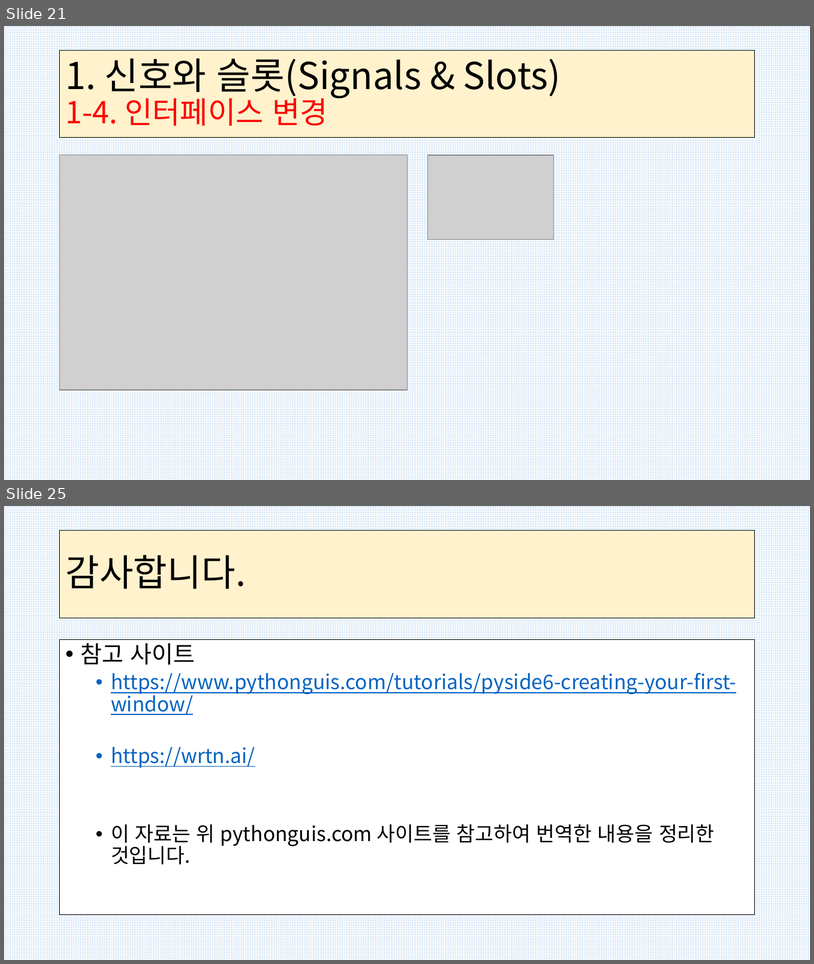
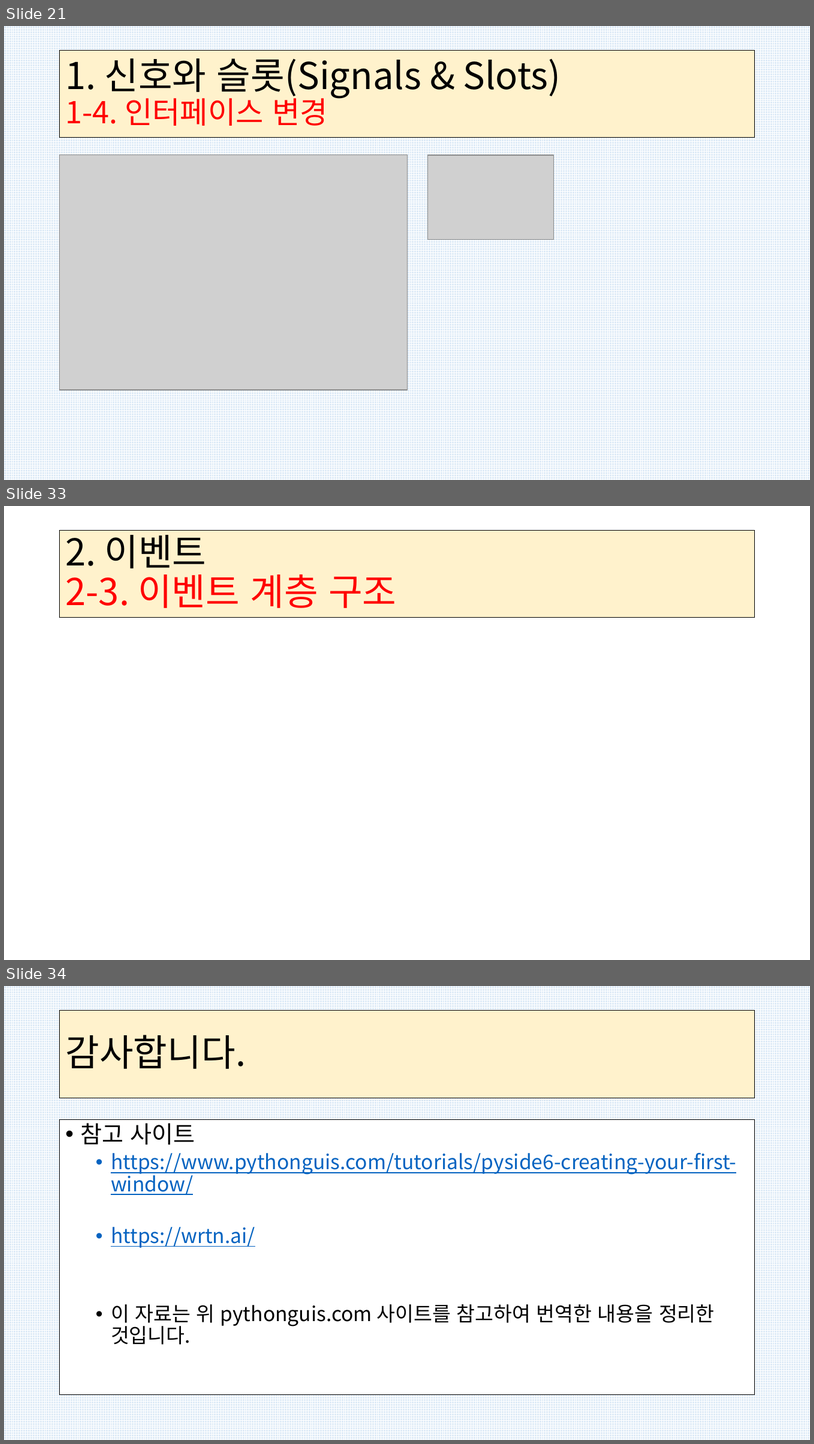
Before and after one commit to kig2929kig/PySide6, a slide deck: PySide-2.pptx. Shown one above the other, each under a label of ours: slides 21 and 25 before the commit, slides 21, 33 and 34 after it; the slides between them are not shown. The pictures are 814x964 and 814x1444 pixels, drawn with LibreOffice and Linux fonts; fonts in the diff are those of the drawing; grey boxes stand for pictures. Boxes give left, top, right and bottom in pixels: in the first picture for what was removed or moved away, otherwise in the second. Text is boxed around its words. In the diff, an @@ line names an element or a change of style, - is before the commit and + after.

```diff
--- a/PySide-2.pptx
+++ b/PySide-2.pptx
@@ slide 33 added at (x1=4, y1=506, x2=810, y2=960), background #FFFFFF @@
@@ rectangle added at (x1=60, y1=530, x2=755, y2=618), fill #FFF2CC, outline #000000 0.75 pt, 44 pt, text #FF0000 @@
+2. 이벤트
+2-3. 이벤트 계층 구조
@@ what was slide 25 is now slide 34 @@
```
Also in this commit, not shown: 2 slides changed, 9 other slides added, 1 slide removed.
